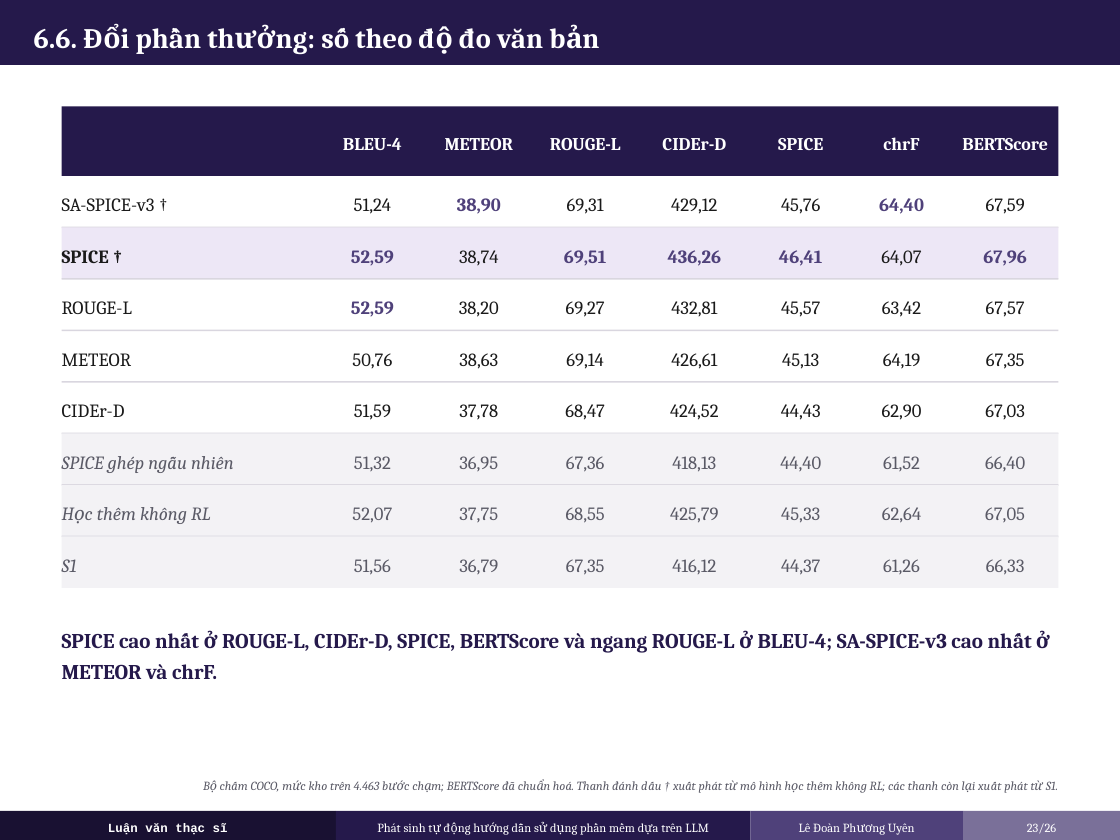
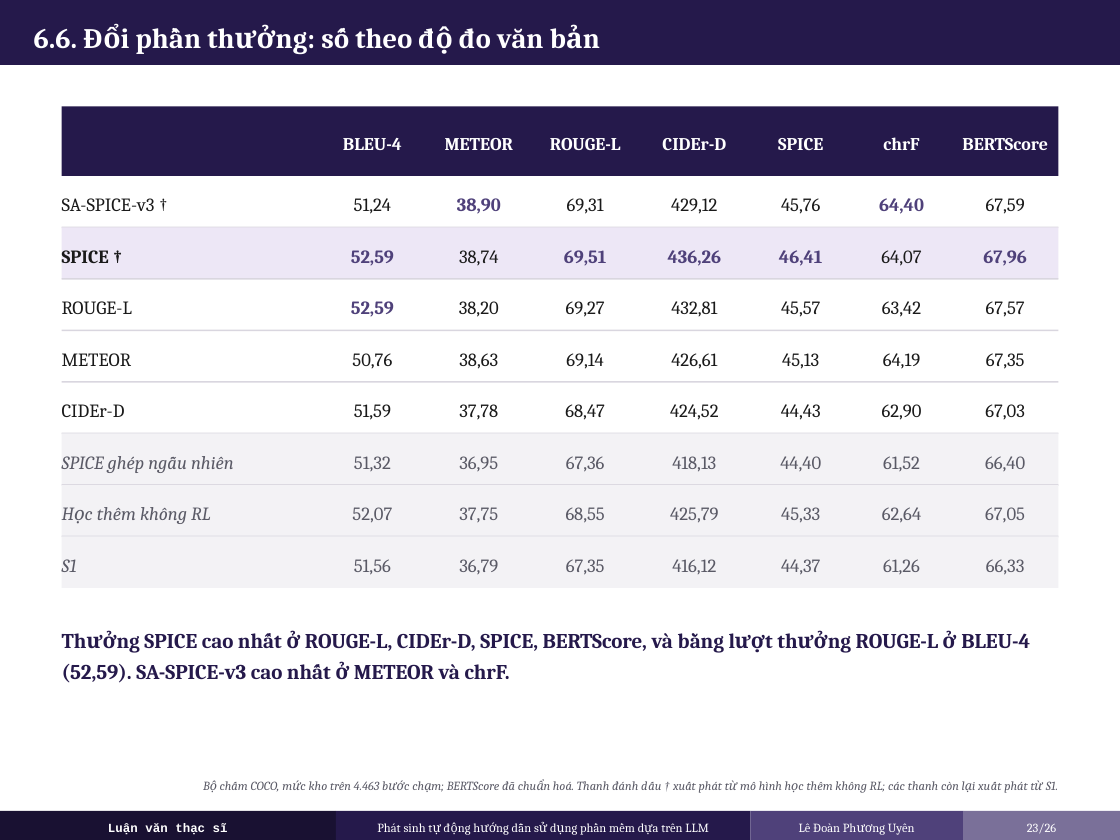
Before and after one commit to UyenLe0712/thesis, a slide deck: slide 23 of slides/LUAN_VAN_SLIDE_THUYET_TRINH.pptx. Drawn at 1120x840 pixels with LibreOffice and Linux fonts; fonts in the diff are those of the drawing. Boxes give left, top, right and bottom in pixels: in the first picture for what was removed or moved away, otherwise in the second. Text is boxed around its words. In the diff, an @@ line names an element or a change of style, - is before the commit and + after.

```diff
--- a/slides/LUAN_VAN_SLIDE_THUYET_TRINH.pptx
+++ b/slides/LUAN_VAN_SLIDE_THUYET_TRINH.pptx
@@ text at [62, 630, 1030, 683]: text changed @@
-SPICE cao nhất ở ROUGE-L, CIDEr-D, SPICE, BERTScore và ngang ROUGE-L ở BLEU-4; SA-SPICE-v3 cao nhất ở METEOR và chrF.
+Thưởng SPICE cao nhất ở ROUGE-L, CIDEr-D, SPICE, BERTScore, và bằng lượt thưởng ROUGE-L ở BLEU-4 (52,59). SA-SPICE-v3 cao nhất ở METEOR và chrF.
```
Also in this commit, not shown: 9 other slides changed, 45 other files.
